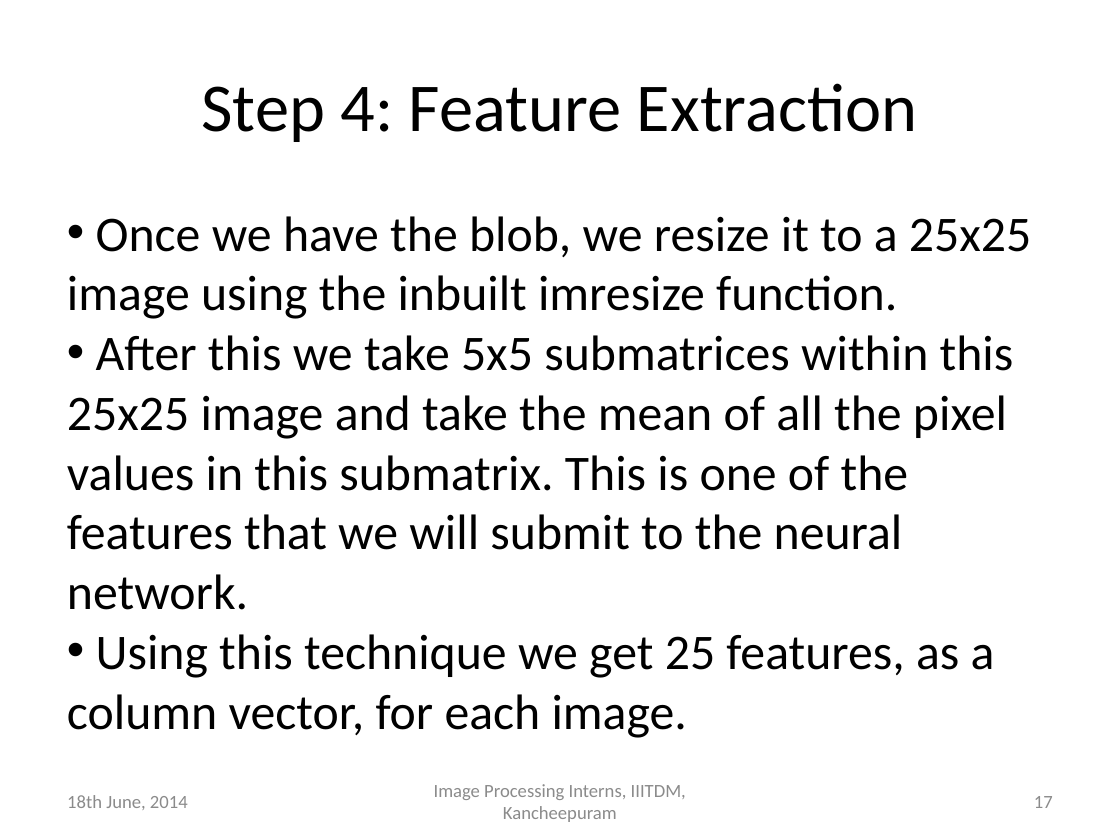
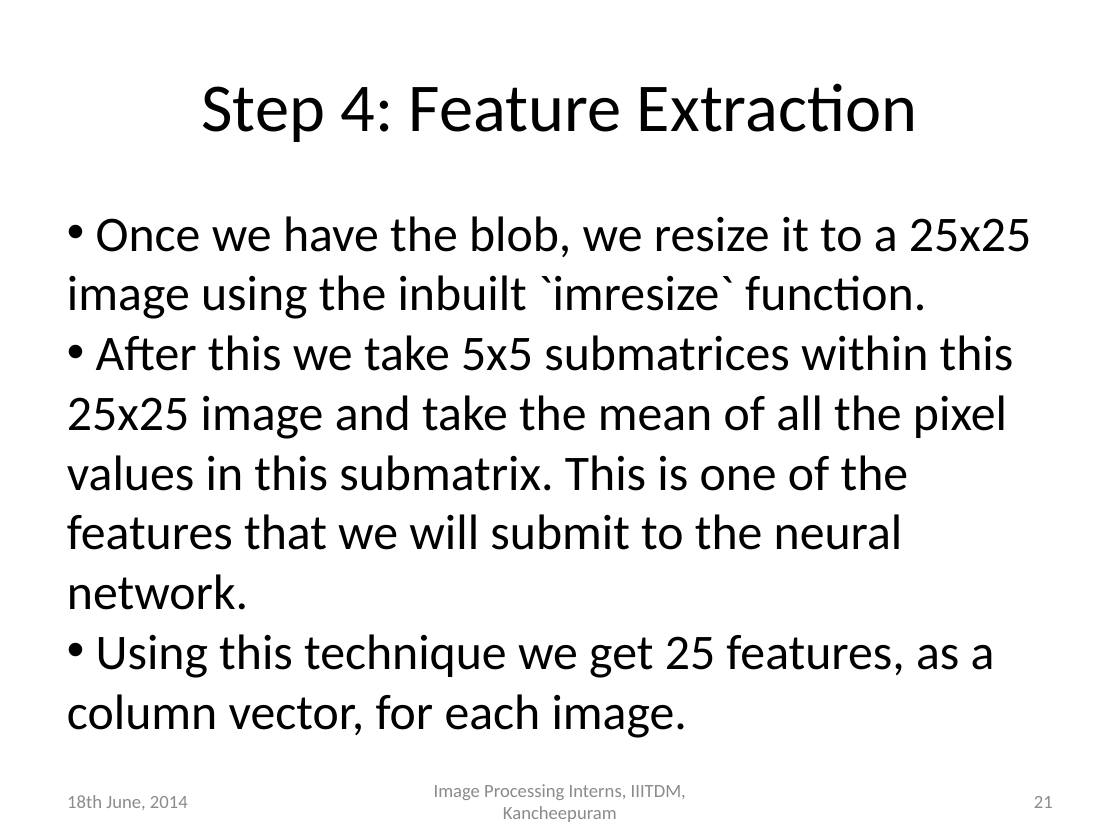
Before and after one commit to defuchocolate/traffic-sign-recog, a slide deck: slide 21 of Presentation1.pptx (slide 17 before the commit). Drawn at 1120x840 pixels with LibreOffice and Linux fonts; fonts in the diff are those of the drawing. Boxes give left, top, right and bottom in pixels: in the first picture for what was removed or moved away, otherwise in the second. Text is boxed around its words. In the diff, an @@ line names an element or a change of style, - is before the commit and + after.

Commit message:
Edited the presentation. Almost completed presentation.
Tested the shape recognising module with a blob extracted from a real
image, but that did not work. Will have to work on it more.

```diff
--- a/Presentation1.pptx
+++ b/Presentation1.pptx
@@ text at <box>67,216,1031,319</box>: text changed @@
-• Once we have the blob, we resize it to a 25x25 image using the inbuilt imresize function.
+• Once we have the blob, we resize it to a 25x25 image using the inbuilt `imresize` function.
@@ page number at <box>1034,796,1053,808</box>: text changed @@
-17
+21
```
Also in this commit, not shown: 7 other slides changed, 11 slides added, 15 other files.
